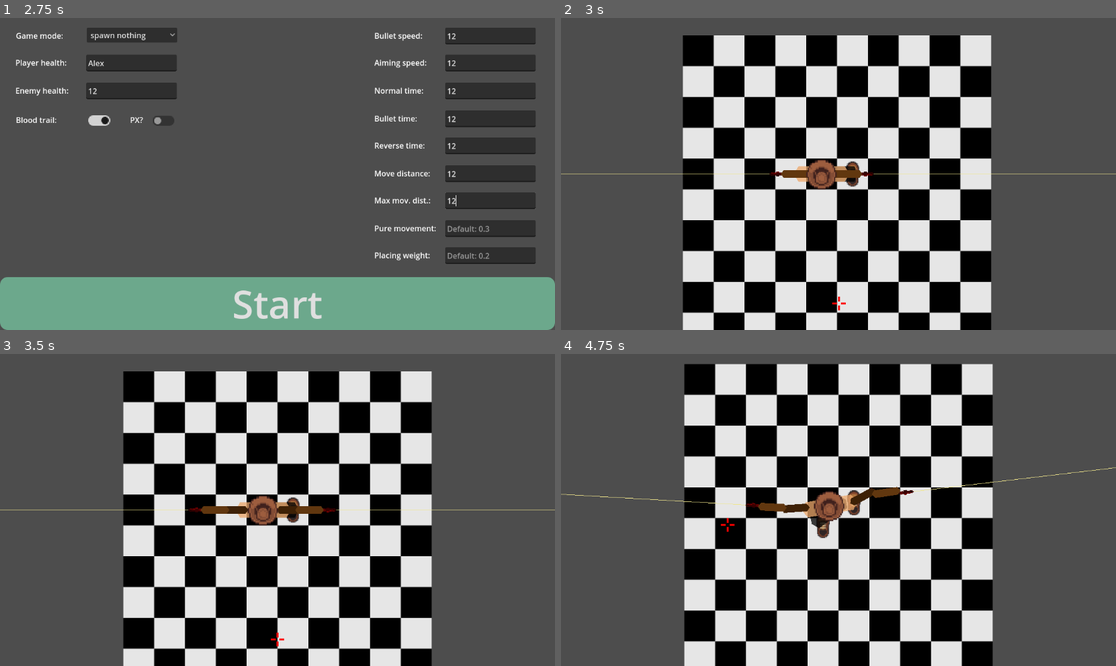
Above: before the commit, frames 1-4 (two rows, left to right).
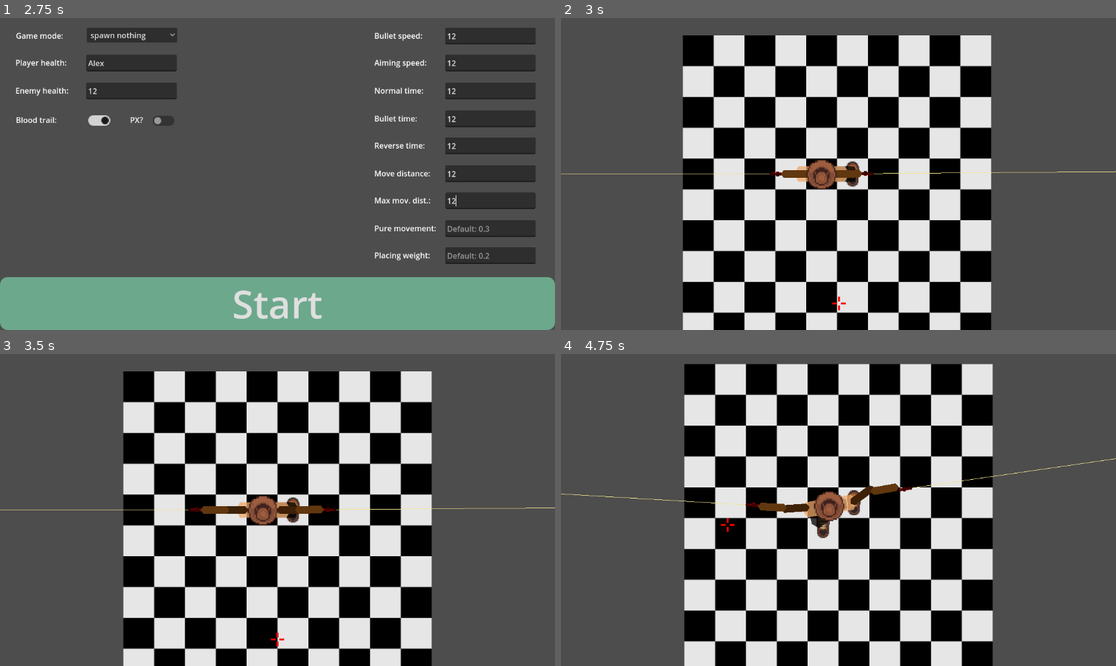
Above: after the commit, the same moments.

Repository: Meatplanter/Kelp_44
Game: Godot game, scene res://UI/main_menu.tscn
The game is run twice, just before and just after one commit, with the same random seed, the same clock (stepped at 60 frames per second) and the same inputs.
Inputs (mouse positions are in pixels of both pictures, inside the frame that each line leads up to):
- Up to frame 1 (2.75 s): click (488, 36) at 0.52 s; type "12" at 0.6 s; click (488, 89) at 0.75 s; type "12" at 0.83 s; click (488, 61) at 0.98 s; type "12" at 1.07 s; click (133, 89) at 1.27 s; type "12" at 1.35 s; click (133, 61) at 1.5 s; type "Alex" at 1.58 s; click (488, 117) at 1.73 s; type "12" at 1.82 s; click (488, 145) at 2.02 s; type "12" at 2.1 s; click (488, 174) at 2.25 s; type "12" at 2.33 s; click (488, 202) at 2.48 s; type "12" at 2.57 s
- Up to frame 2 (3 s): click "Start" at 2.75 s
- Up to frame 3 (3.5 s): no input
- Up to frame 4 (4.75 s): tap Enter at 3.5 s; move the mouse to (960, 494) at 3.52 s; hold D (LS_move_right) 3.53-4.28 s; hold M (ChangeMode) 3.53-4.28 s; move the mouse to (727, 525) at 4.27 s; hold X (LS_move_down) from 4.28 s (still down); click (727, 525) at 4.35 s

Frame 1 is identical in both runs. In frame 2, 0.2% of the frame differs, in the area x 52-100%, y 48-52%; in frame 3, 0.2%; in frame 4, 0.5%, in the area x 0-100%, y 33-52%.

Commit message:
Singnal bus added

Diff:
--- /dev/null
+++ b/Aiming styles/aiming_manager.gd
@@ -0,0 +1,6 @@
+extends Node
+
+
+var neck = Vector2(16,0)
+var targetLeft = Vector2.ZERO
+var targetRight = Vector2.ZERO
--- a/Aiming styles/aiming_style_1.gd
+++ b/Aiming styles/aiming_style_1.gd
@@ -7,7 +7,11 @@
 
 func update_positions():
 	target = get_global_mouse_position()
-	self.global_position = target
+	%Target.global_position = target
+	AimingManager.targetLeft = target
+	AimingManager.targetRight = target
+
+	%HeadNew.global_position = AimingManager.neck
 
 
 func cooldown_color():
@@ -21,14 +25,17 @@
 
 
 func _ready():
-	if %GunLeft: %GunLeft.Laser_sights = true
-	if %GunRight: %GunRight.Laser_sights = true
-	if Global.gameMode == 0 and get_parent().is_in_group("Player"): self.hide()
+	if %GunLeft:
+		%GunLeft.Laser_sights = true
+		AimingManager.targetLeft = Vector2.ZERO
+	if %GunRight:
+		%GunRight.Laser_sights = true
+		AimingManager.targetRight = Vector2.ZERO
+	if Global.gameMode == 0 and get_parent().is_in_group("Player"): %Target.hide()
 
 func _process(delta):
 	update_positions()
 	cooldown_color()
-
 
 func _input(event):
 	if event.is_action_pressed("LeftMouse") and %GunLeft.cooldown <= 0:
--- a/Aiming styles/aiming_style_1.tscn
+++ b/Aiming styles/aiming_style_1.tscn
@@ -1,14 +1,34 @@
-[gd_scene load_steps=3 format=3 uid="uid://dx06ua82xghkg"]
+[gd_scene load_steps=6 format=3 uid="uid://dx06ua82xghkg"]
 
 [ext_resource type="Script" uid="uid://c1up7s3iy3gck" path="res://Aiming styles/aiming_style_1.gd" id="1_txe2w"]
 [ext_resource type="Texture2D" uid="uid://cxdlhlj18ycb6" path="res://Assets/Crosshair.png" id="2_jia0o"]
+[ext_resource type="Script" uid="uid://cyitxyi8t2nf" path="res://Character/head_new.gd" id="3_e0m4b"]
+[ext_resource type="Texture2D" uid="uid://bbqhe4bkrpp8a" path="res://Assets/HatCompressed.png" id="4_rvtxs"]
+
+[sub_resource type="CircleShape2D" id="CircleShape2D_frp8k"]
+radius = 300.0
 
 [node name="AimingStyle1" type="Node2D"]
 script = ExtResource("1_txe2w")
 
 [node name="Target" type="Marker2D" parent="."]
+unique_name_in_owner = true
 
 [node name="Crosshair" type="Sprite2D" parent="Target"]
 z_index = 99
 texture_filter = 1
 texture = ExtResource("2_jia0o")
+
+[node name="HeadNew" type="Area2D" parent="."]
+unique_name_in_owner = true
+script = ExtResource("3_e0m4b")
+
+[node name="HatCompressed" type="Sprite2D" parent="HeadNew"]
+unique_name_in_owner = true
+texture_filter = 1
+texture = ExtResource("4_rvtxs")
+flip_v = true
+
+[node name="HeadPerspective" type="CollisionShape2D" parent="HeadNew"]
+visible = false
+shape = SubResource("CircleShape2D_frp8k")
--- /dev/null
+++ b/Aiming styles/aiming_style_2.gd
@@ -0,0 +1,4 @@
+extends Node2D
+
+#AimingStlye2: Character aims automatically. Head is scanning for the furthest enemy.
+#Shooting is automatic and reckless, character fires one shot per enemy in passing.
--- /dev/null
+++ b/Aiming styles/aiming_style_2.tscn
@@ -0,0 +1,33 @@
+[gd_scene load_steps=6 format=3 uid="uid://cd7bd2fnud82r"]
+
+[ext_resource type="Script" uid="uid://d21xaev5r7np2" path="res://Aiming styles/aiming_style_2.gd" id="1_chrti"]
+[ext_resource type="Texture2D" uid="uid://cxdlhlj18ycb6" path="res://Assets/Crosshair.png" id="2_dfduy"]
+[ext_resource type="Script" uid="uid://cyitxyi8t2nf" path="res://Character/head_new.gd" id="3_vnu2v"]
+[ext_resource type="Texture2D" uid="uid://bbqhe4bkrpp8a" path="res://Assets/HatCompressed.png" id="4_ri3jk"]
+
+[sub_resource type="CircleShape2D" id="CircleShape2D_olijn"]
+radius = 300.0
+
+[node name="AimingStyle2" type="Node2D"]
+script = ExtResource("1_chrti")
+
+[node name="Target" type="Marker2D" parent="."]
+
+[node name="Crosshair" type="Sprite2D" parent="Target"]
+z_index = 99
+texture_filter = 1
+texture = ExtResource("2_dfduy")
+
+[node name="HeadNew" type="Area2D" parent="."]
+unique_name_in_owner = true
+script = ExtResource("3_vnu2v")
+
+[node name="HatCompressed" type="Sprite2D" parent="HeadNew"]
+unique_name_in_owner = true
+texture_filter = 1
+texture = ExtResource("4_ri3jk")
+flip_v = true
+
+[node name="HeadPerspective" type="CollisionShape2D" parent="HeadNew"]
+visible = false
+shape = SubResource("CircleShape2D_olijn")
--- a/Camera styles/camera_2d_new.gd
+++ b/Camera styles/camera_2d_new.gd
@@ -2,8 +2,6 @@
 
 var lastRotationAngle = 0
 var rotThreshold = 90
-
-signal cameraRotated(direction)
 
 #var normal_zoom := Vector2(2,2)
 #
@@ -55,12 +53,12 @@
 	if round(Movement.cumulativeAngle) + lastRotationAngle == rotThreshold:
 		rotate_camera(true)
 		lastRotationAngle -= 90
-		emit_signal("cameraRotated","right")
+		SignalBus.emit_signal("cameraRotated","right")
 
 	elif round(Movement.cumulativeAngle) + lastRotationAngle == -rotThreshold:
 		rotate_camera(false)
 		lastRotationAngle += 90
-		emit_signal("cameraRotated","left")
+		SignalBus.emit_signal("cameraRotated","left")
 
 
 
--- a/Character/head_new.gd
+++ b/Character/head_new.gd
@@ -10,6 +10,8 @@
 const DETECT_RADIUS = 2000
 const FOV = 220
 
+func _ready():
+	SignalBus.connect("cameraRotated", Callable(self, "_on_camera_2d_new_camera_rotated"))
 
 func _process(delta):
 	EnemyManager.enemy_scope()
@@ -30,12 +32,11 @@
 				enemy.modulate.a = max(0.0,enemy.modulate.a - delta * TimeManager.gameSpeed)
 
 
-func _on_camera_2d_new_camera_rotated(direction):
-	if direction == "right":
-		var tween: Tween
+
+func _on_camera_2d_new_camera_rotated(turning):
+	if turning == "right":
 		tween = create_tween()
 		tween.tween_property(%HeadNew,"rotation",%HeadNew.rotation+PI/2,0.5).set_trans(Movement.styleTween)
-	if direction == "left":
-		var tween: Tween
+	if turning == "left":
 		tween = create_tween()
 		tween.tween_property(%HeadNew,"rotation",%HeadNew.rotation-PI/2,0.5).set_trans(Movement.styleTween)
--- a/Character/rogue_b.tscn
+++ b/Character/rogue_b.tscn
@@ -10,11 +10,6 @@
 [ext_resource type="Script" uid="uid://clxhegpqyijug" path="res://UI/xp_to_level.gd" id="9_m64x7"]
 [ext_resource type="PackedScene" uid="uid://c5nunyagwdk5f" path="res://UI/pause_menu.tscn" id="10_t0gij"]
 [ext_resource type="PackedScene" uid="uid://ct4uhithfj3kk" path="res://UI/level_up_screen.tscn" id="11_qhx67"]
-[ext_resource type="Script" uid="uid://cyitxyi8t2nf" path="res://Character/head_new.gd" id="14_qhx67"]
-[ext_resource type="Texture2D" uid="uid://bbqhe4bkrpp8a" path="res://Assets/HatCompressed.png" id="15_eklly"]
-
-[sub_resource type="CircleShape2D" id="CircleShape2D_txm64"]
-radius = 300.0
 
 [node name="RogueB" type="CharacterBody2D" groups=["Player"]]
 visibility_layer = 2
@@ -30,13 +25,13 @@
 [node name="GunLeft" parent="." instance=ExtResource("8_m64x7")]
 unique_name_in_owner = true
 
-[node name="AimingStyle1" parent="." instance=ExtResource("8_t0gij")]
-unique_name_in_owner = true
-
 [node name="MovementStyle1" parent="." instance=ExtResource("5_m64x7")]
 unique_name_in_owner = true
 
 [node name="TorsoStyle1" parent="." instance=ExtResource("6_t0gij")]
+unique_name_in_owner = true
+
+[node name="AimingStyle1" parent="." instance=ExtResource("8_t0gij")]
 unique_name_in_owner = true
 
 [node name="Camera2DNew" type="Camera2D" parent="."]
@@ -98,20 +93,3 @@
 offset_top = -161.0
 offset_right = -288.0
 offset_bottom = -161.0
-
-[node name="HeadNew" type="Area2D" parent="."]
-unique_name_in_owner = true
-script = ExtResource("14_qhx67")
-
-[node name="HatCompressed" type="Sprite2D" parent="HeadNew"]
-unique_name_in_owner = true
-texture_filter = 1
-texture = ExtResource("15_eklly")
-flip_v = true
-
-[node name="HeadPerspective" type="CollisionShape2D" parent="HeadNew"]
-visible = false
-shape = SubResource("CircleShape2D_txm64")
-
-[connection signal="cameraRotated" from="Camera2DNew" to="MovementStyle1" method="_on_camera_2d_new_camera_rotated"]
-[connection signal="cameraRotated" from="Camera2DNew" to="HeadNew" method="_on_camera_2d_new_camera_rotated"]
--- a/Enemies/enemy.gd
+++ b/Enemies/enemy.gd
@@ -3,19 +3,34 @@
 var health = EnemyManager.enemyHealth
 var firerate = EnemyManager.enemyFirerate
 
+var strafeBool = true
+
+func chase_player():
+	var direction = global_position.direction_to(Movement.midpoint)
+	velocity = direction * TimeManager.gameSpeed * 30.0
+
+func strafe(clockwise: bool):
+	var direction
+	if clockwise == true:
+		direction = global_position.direction_to(Movement.midpoint).rotated(PI/2)
+	elif clockwise == false:
+		direction = global_position.direction_to(Movement.midpoint).rotated(-PI/2)
+	velocity = direction * TimeManager.gameSpeed * 30.0
+
 func _ready() -> void:
 	EnemyManager.register_enemy(self)
+	strafeBool = randf() < 0.5
 	firerate = randf_range(firerate*0.75,firerate*1.5)
 	%GunNew.Firerate = firerate
 
+
 func _process(delta: float) -> void:
+	look_at(Movement.midpoint)
+	if global_position.distance_to(Movement.midpoint) > 300:
+		chase_player()
+	else:
+		strafe(strafeBool)
 
-	look_at(Movement.midpoint)
-	var direction = global_position.direction_to(Movement.midpoint)
-	if global_position.distance_to(Movement.midpoint) > 300:
-		velocity = direction * TimeManager.gameSpeed * 30.0
-	else:
-		velocity = direction * 0.0
 	move_and_slide()
 
 func take_damage():
--- /dev/null
+++ b/Main/signal_bus.gd
@@ -0,0 +1,3 @@
+extends Node
+
+signal cameraRotated(turning)
--- a/Movement styles/movement_style_1.gd
+++ b/Movement styles/movement_style_1.gd
@@ -108,7 +108,6 @@
 func move(body:Node2D, dir: Vector2):
 	if can_move(body,dir) == true:
 
-		var moveType = move_type(body,dir)
 		var moveTime = move_time(body,dir)
 
 		#establish weight distribution, esp. first step
@@ -176,6 +175,7 @@
 func _ready():
 	vecBefore = Movement.orientation
 	vecAfter = Movement.orientation
+	SignalBus.connect("cameraRotated", Callable(self, "_on_camera_2d_new_camera_rotated"))
 
 
 func _process(delta):
--- a/Torso styles/torso_style_1.gd
+++ b/Torso styles/torso_style_1.gd
@@ -5,7 +5,8 @@
 var shoulderMidpoint = Vector2.ZERO
 var shoulderFocus = Vector2.ZERO
 
-var target = Vector2.ZERO
+var targetLeft = AimingManager.targetLeft
+var targetRight = AimingManager.targetRight
 
 #joint rotation speed
 var shoulderSpeed = 1.0
@@ -21,9 +22,6 @@
 	$LeftElbowJoint.hide()
 	$RightShoulderJoint.hide()
 	$RightElbowJoint.hide()
-	#%GunRight.hide()
-	#%GunLeft.hide()
-	#%AimingStyle1.hide()
 
 func take_damage():
 	Global.playerHealth -= 1
@@ -65,7 +63,7 @@
 	$"RightElbow".global_position = (point_position(%RightBiceps,2)+point_position(%RightBiceps,4))/2
 
 	shoulderMidpoint = (leftShoulder+rightShoulder)/2
-	Movement.neck = shoulderMidpoint
+	AimingManager.neck = shoulderMidpoint
 	$"ShoulderMidpoint".global_position = shoulderMidpoint
 	Movement.shoulderOrientation = find_orientation(rightShoulder,leftShoulder)
 
@@ -74,9 +72,10 @@
 	%GunRight.global_position = (point_position(%RightForearm,2)+point_position(%RightForearm,4))/2
 	%GunRight.global_rotation = $"RightElbowJoint".global_rotation
 
-	%HeadNew.global_position = (point_position(%ShoulderPolygon,2)+point_position(%ShoulderPolygon,5))/2
+	#%HeadNew.global_position = AimingManager.neck
 
-	if %AimingStyle1: target = %AimingStyle1.global_position
+	targetLeft = AimingManager.targetLeft
+	targetRight = AimingManager.targetRight
 
 
 func chase_abdomen():
@@ -155,20 +154,20 @@
 
 	#left shoulder
 	chase_joint($"LeftShoulder",$"LeftShoulderJoint",0.1)
-	left_joint_rotation($"LeftShoulderJoint",target,shoulderSpeed * leftShoulderSpeedModifier,0,PI*0.75)
+	left_joint_rotation($"LeftShoulderJoint",targetLeft,shoulderSpeed * leftShoulderSpeedModifier,0,PI*0.75)
 
 	#left elbow
 	chase_joint($"LeftElbow",$"LeftElbowJoint",0.04)
-	left_joint_rotation($"LeftElbowJoint",target,elbowSpeed * leftElbowSpeedModifier,-($"LeftShoulderJoint".rotation-deg_to_rad(Movement.cumulativeAngle)),($"LeftShoulderJoint".rotation-deg_to_rad(Movement.cumulativeAngle)+PI*0.4))
+	left_joint_rotation($"LeftElbowJoint",targetLeft,elbowSpeed * leftElbowSpeedModifier,-($"LeftShoulderJoint".rotation-deg_to_rad(Movement.cumulativeAngle)),($"LeftShoulderJoint".rotation-deg_to_rad(Movement.cumulativeAngle)+PI*0.4))
 	#lower_left_elbow($"LeftElbow",%LeftBiceps,target)
 
 	#right shoulder
 	chase_joint($"RightShoulder",$"RightShoulderJoint",0.1)
-	right_joint_rotation($"RightShoulderJoint",target,shoulderSpeed * rightShoulderSpeedModifier,PI*0.75,0)
+	right_joint_rotation($"RightShoulderJoint",targetRight,shoulderSpeed * rightShoulderSpeedModifier,PI*0.75,0)
 
 	#right elbow
 	chase_joint($"RightElbow",$"RightElbowJoint",0.04)
-	right_joint_rotation($"RightElbowJoint",target,elbowSpeed * rightElbowSpeedModifier,-($"RightShoulderJoint".rotation-deg_to_rad(Movement.cumulativeAngle)-PI*0.4),$"RightShoulderJoint".rotation-deg_to_rad(Movement.cumulativeAngle))
+	right_joint_rotation($"RightElbowJoint",targetRight,elbowSpeed * rightElbowSpeedModifier,-($"RightShoulderJoint".rotation-deg_to_rad(Movement.cumulativeAngle)-PI*0.4),$"RightShoulderJoint".rotation-deg_to_rad(Movement.cumulativeAngle))
 
 	#For calculating the rotational direction (minus values means turning left, plus values means turning right)
 	var RAangleAfter = find_angle_between($"LeftShoulder",$"RightShoulder",%GunRight)
--- /dev/null
+++ b/drone_a.tscn
@@ -0,0 +1,3 @@
+[gd_scene format=3 uid="uid://dvb1p1kus3w7b"]
+
+[node name="DroneA" type="CharacterBody2D"]
--- a/project.godot
+++ b/project.godot
@@ -23,6 +23,8 @@
 Movement="*res://Movement styles/movement.gd"
 Camera="*res://Camera styles/camera.gd"
 WeaponManager="*res://Weapons/weapon_manager.gd"
+AimingManager="*res://Aiming styles/aiming_manager.gd"
+SignalBus="*res://Main/signal_bus.gd"
 
 [global_group]
 
Not shown, added: Aiming styles/aiming_manager.gd.uid
Not shown, added: Aiming styles/aiming_style_2.gd.uid
Binary file added: Assets/drone pixelart resized.png
Not shown, added: Assets/drone pixelart resized.png.import
Not shown: 1 places in Character/rogue_b.tscn that only renumber resources
Not shown, added: Main/signal_bus.gd.uid
